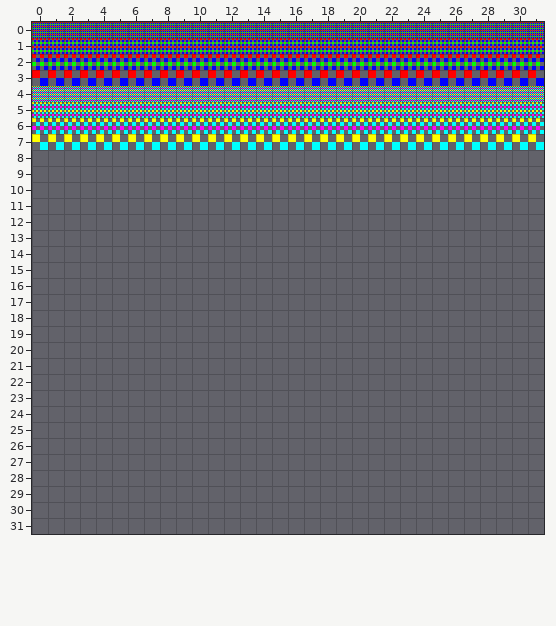
One commit to this Tiled map: 16x162bpp.tmx. Above: the version before the commit.
Cells are 16x16 px. Shown: x 0..31, y 0..31. The commit also replaced the tileset; all pictures use the new one.
After the commit:
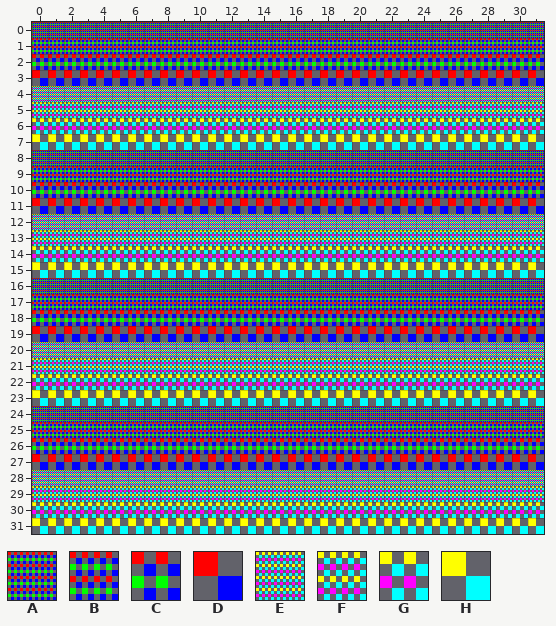
Key: from "16X162BPPT.BIN.0": A 1, B 2, C 3, D 4; from "16X162BPPT.BIN.1": E 1, F 2, G 3, H 4.
_ is an empty cell.
Change:
Layer "l0":
The edit adds tile A in row 8 at x 0 to 31; in row 16 at x 0 to 31; in row 24 at x 0 to 31.
The edit adds tile B in row 9 at x 0 to 31; in row 17 at x 0 to 31; in row 25 at x 0 to 31.
The edit adds tile C in row 10 at x 0 to 31; in row 18 at x 0 to 31; in row 26 at x 0 to 31.
The edit adds tile D in row 11 at x 0 to 31; in row 19 at x 0 to 31; in row 27 at x 0 to 31.
The edit adds tile E in row 12 at x 0 to 31; in row 20 at x 0 to 31; in row 28 at x 0 to 31.
The edit adds tile F in row 13 at x 0 to 31; in row 21 at x 0 to 31; in row 29 at x 0 to 31.
The edit adds tile G in row 14 at x 0 to 31; in row 22 at x 0 to 31; in row 30 at x 0 to 31.
The edit adds tile H in row 15 at x 0 to 31; in row 23 at x 0 to 31; in row 31 at x 0 to 31.
Changed places in both pictures, as pixel boxes (x1, y1, x2, y2):
added: (32, 150, 544, 534)
